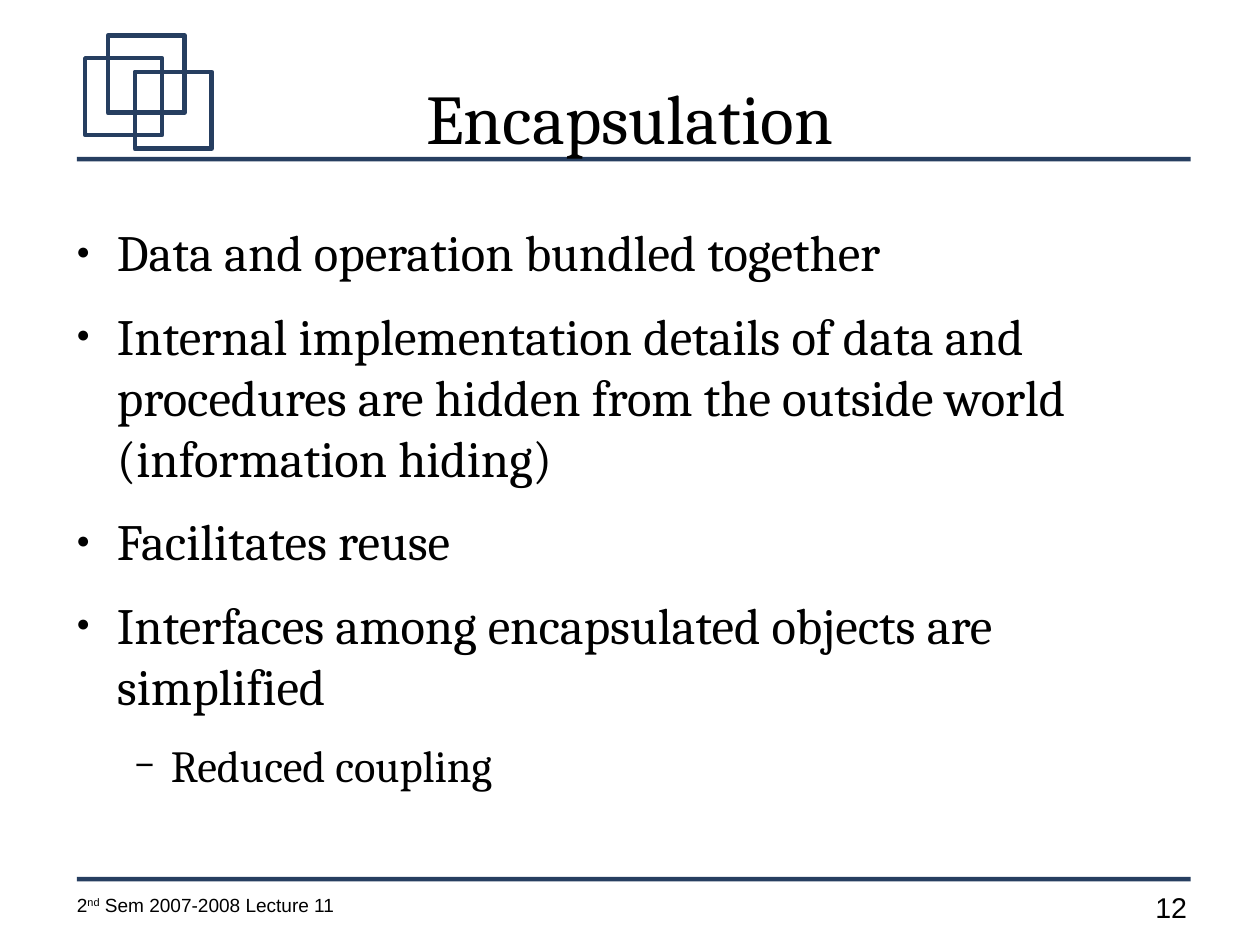
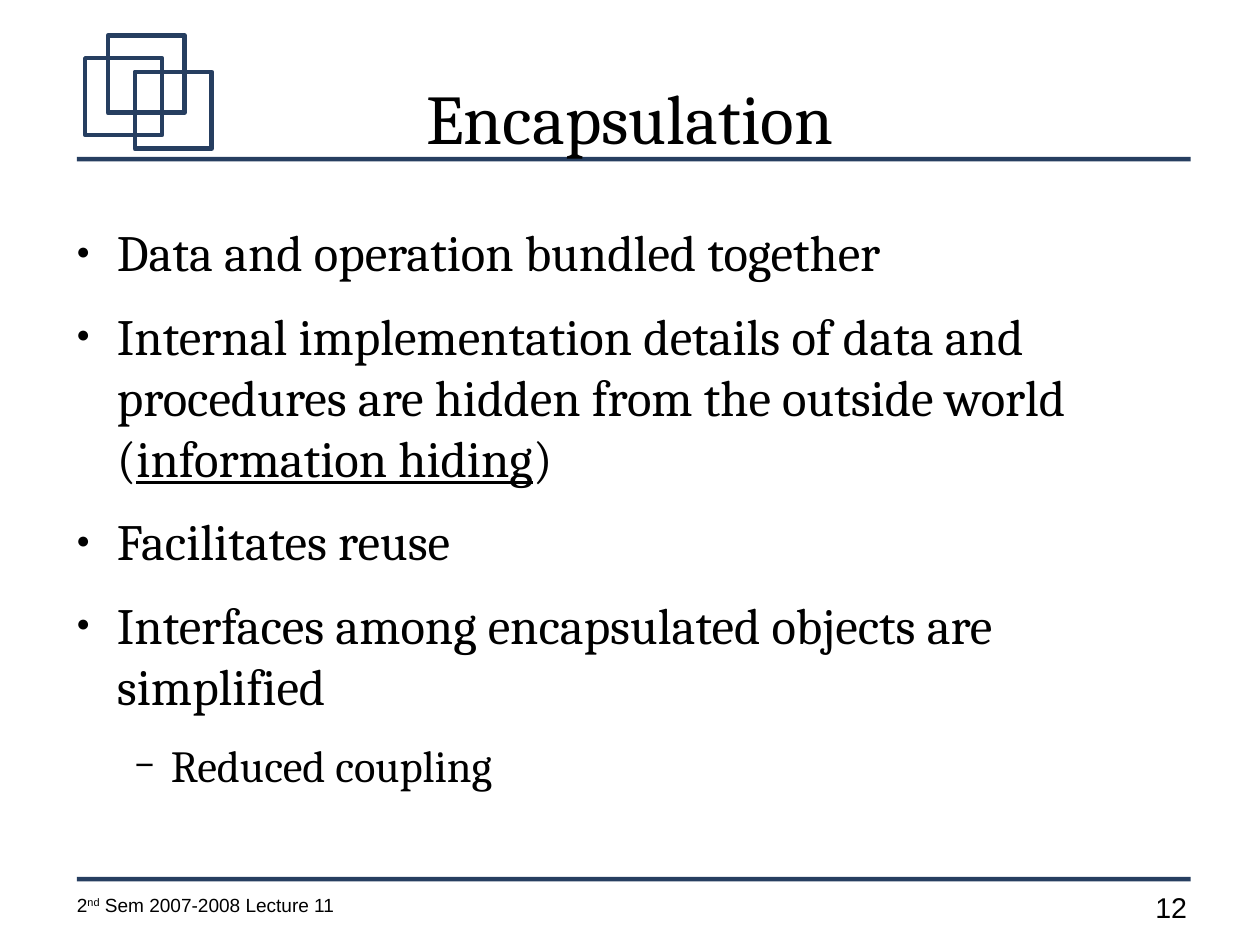
Before and after one commit to jachermocilla/jach-homepage, a slide deck: slide 12 of CMSC128-2nd-Sem-2007-L11.odp. Drawn at 1260x945 pixels with LibreOffice and Linux fonts; fonts in the diff are those of the drawing. Boxes give left, top, right and bottom in pixels: in the first picture for what was removed or moved away, otherwise in the second. Text is boxed around its words. In the diff, an @@ line names an element or a change of style, - is before the commit and + after.

```diff
--- a/CMSC128-2nd-Sem-2007-L11.odp
+++ b/CMSC128-2nd-Sem-2007-L11.odp
@@ text at (117, 319, 1066, 488): underline on in "(information hiding)" @@
```
Also in this commit, not shown: 8 other slides changed, 1 slide added, 1 slide removed.
